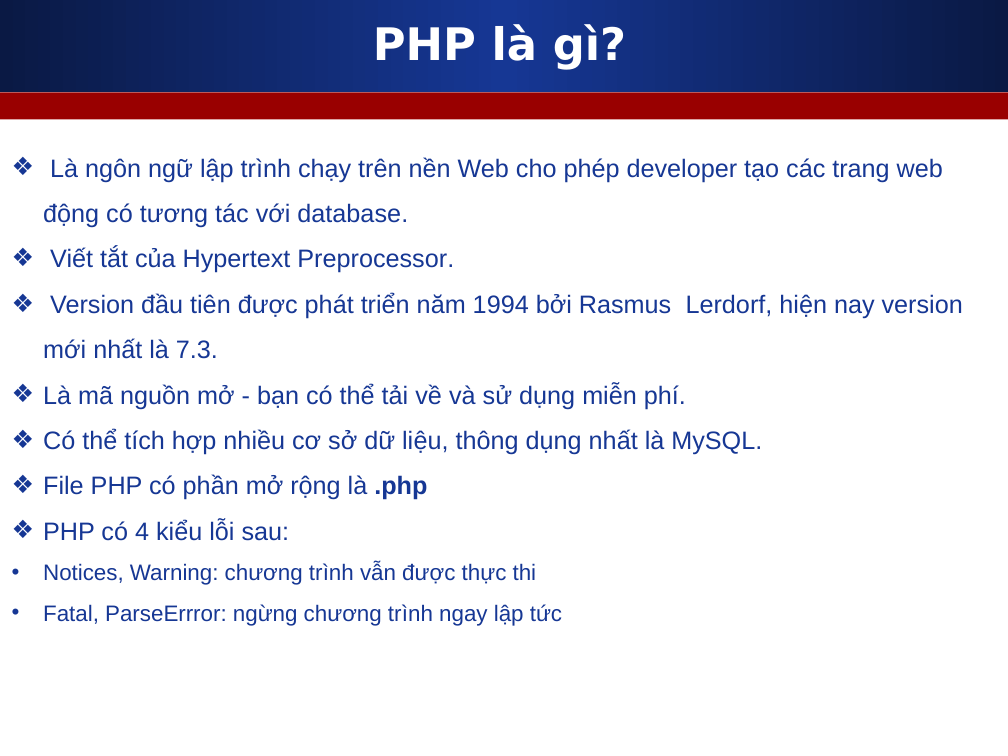
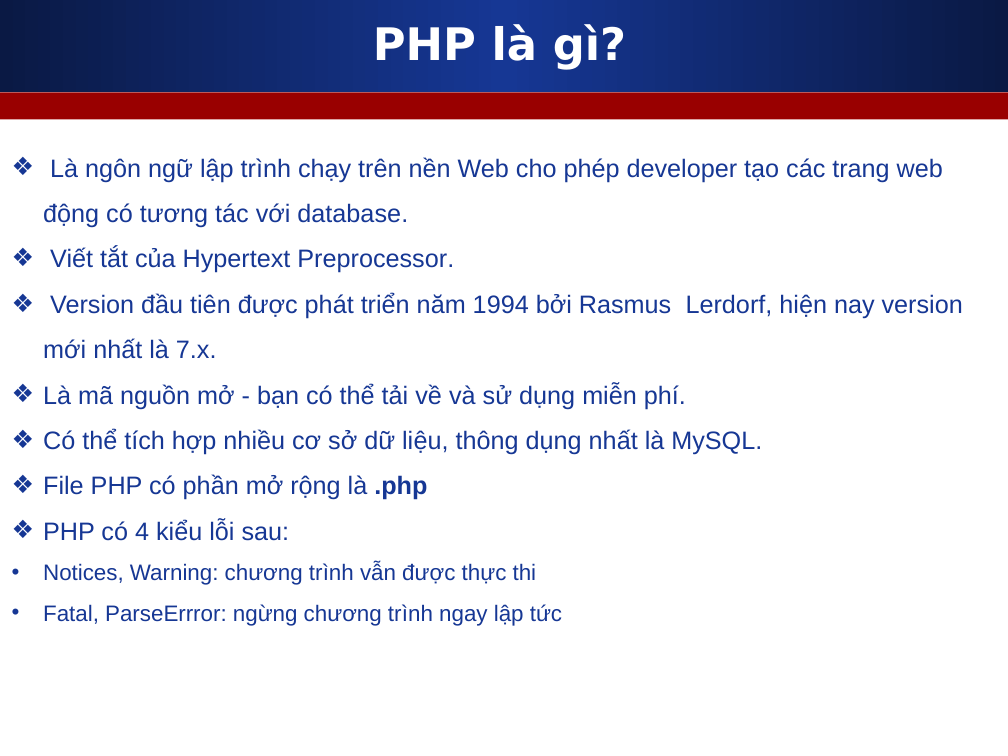
Before and after one commit to nguyenvietmanhit/php46, a slide deck: slide 5 of Day10_PHP_Setup_Enviroment_And_Basic/Slides/1_Tong_quan_PHP.ppt. Drawn at 1008x756 pixels with LibreOffice and Linux fonts; fonts in the diff are those of the drawing. Boxes give left, top, right and bottom in pixels: in the first picture for what was removed or moved away, otherwise in the second. Text is boxed around its words. In the diff, an @@ line names an element or a change of style, - is before the commit and + after.

```diff
--- a/Day10_PHP_Setup_Enviroment_And_Basic/Slides/1_Tong_quan_PHP.ppt
+++ b/Day10_PHP_Setup_Enviroment_And_Basic/Slides/1_Tong_quan_PHP.ppt
@@ text at <box>43,293,963,359</box>: text changed @@
-❖ Version đầu tiên được phát triển năm 1994 bởi Rasmus Lerdorf, hiện nay version mới nhất là 7.3.
+❖ Version đầu tiên được phát triển năm 1994 bởi Rasmus Lerdorf, hiện nay version mới nhất là 7.x.
```
Also in this commit, not shown: 4 other files.
